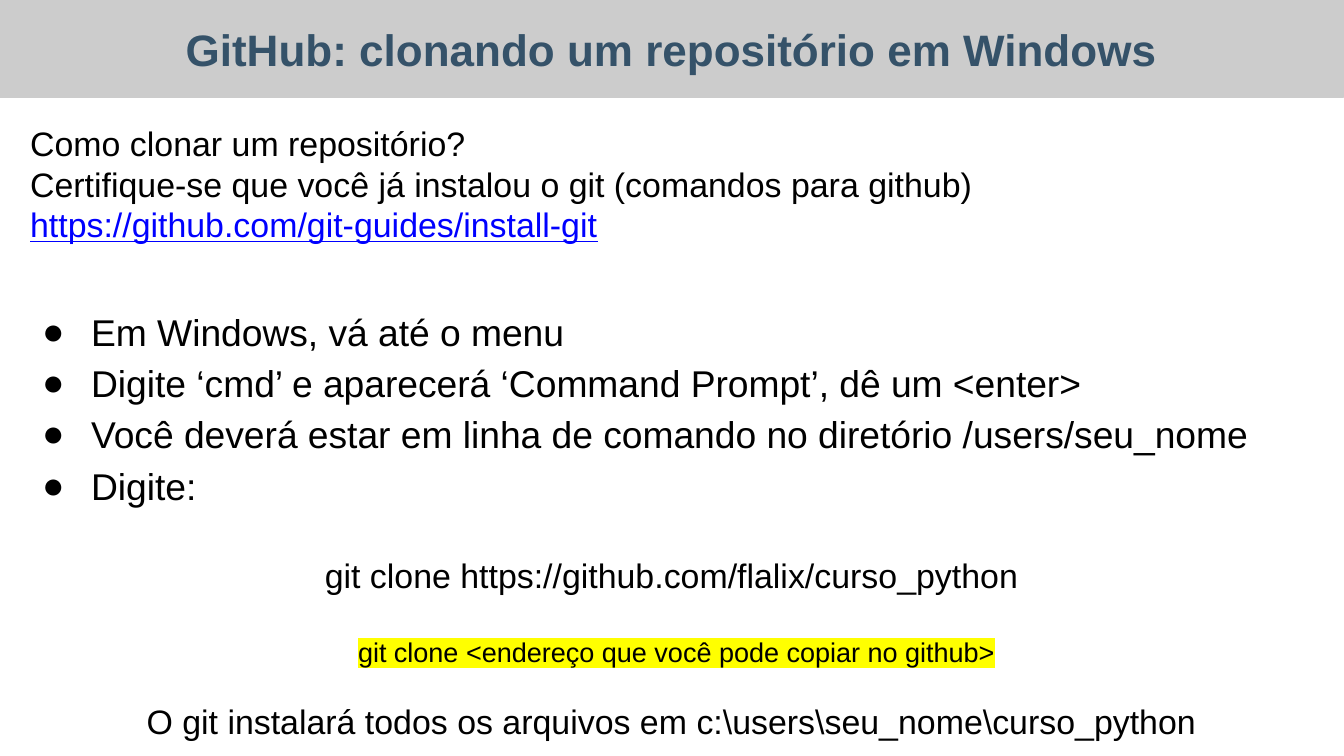
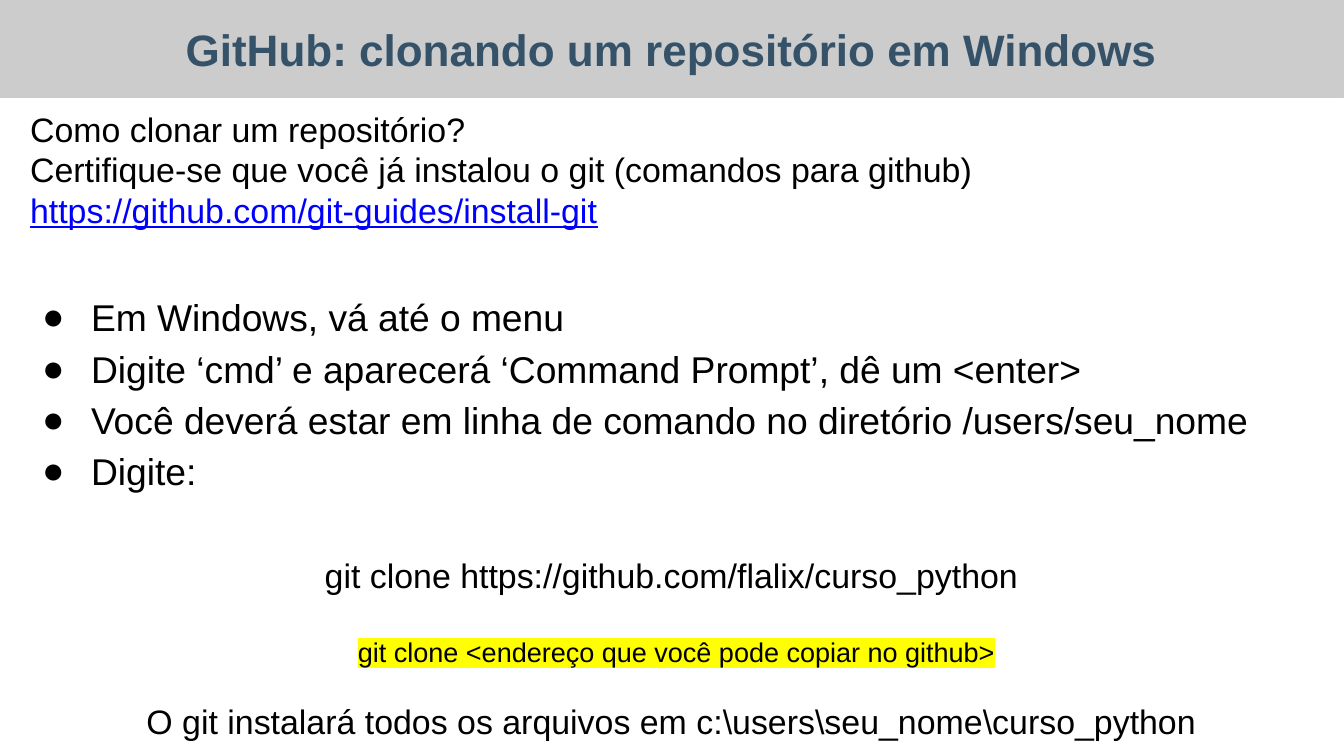
Before and after one commit to flalix/curso_python, a slide deck: slide 2 of docs/wee02-lec01-jupyter notebook.pptx. Drawn at 1344x756 pixels with LibreOffice and Linux fonts; fonts in the diff are those of the drawing. Boxes give left, top, right and bottom in pixels: in the first picture for what was removed or moved away, otherwise in the second. Text is boxed around its words. In the diff, an @@ line names an element or a change of style, - is before the commit and + after.

```diff
--- a/docs/wee02-lec01-jupyter notebook.pptx
+++ b/docs/wee02-lec01-jupyter notebook.pptx
@@ text "Como clonar um repositório?": place and size @@
-text "Como clonar um repositório?" at [30, 131, 1248, 508]
+text "Como clonar um repositório?" at [30, 117, 1248, 493]
```
Also in this commit, not shown: 9 other slides changed, 1 slide added, 1 other file.
